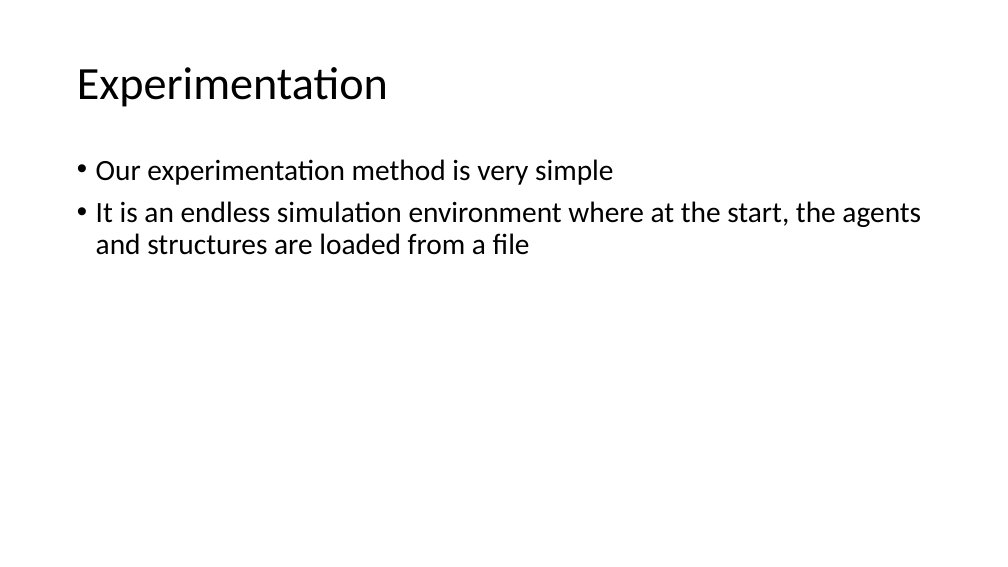
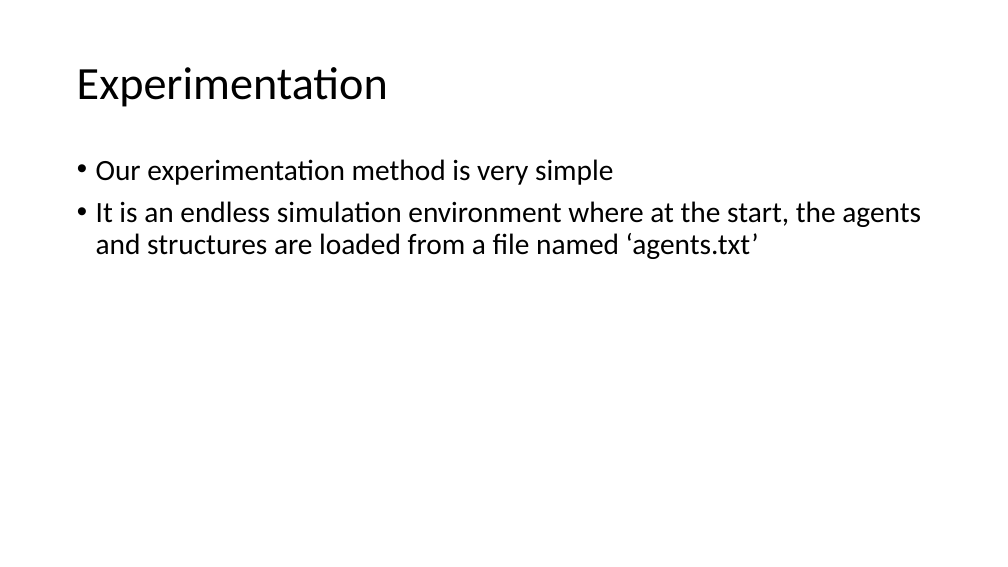
Before and after one commit to Antypurus/AIAD, a slide deck: slide 8 of docs/Presentation1.pptx. Drawn at 1008x567 pixels with LibreOffice and Linux fonts; fonts in the diff are those of the drawing. Boxes give left, top, right and bottom in pixels: in the first picture for what was removed or moved away, otherwise in the second. Text is boxed around its words. In the diff, an @@ line names an element or a change of style, - is before the commit and + after.

```diff
--- a/docs/Presentation1.pptx
+++ b/docs/Presentation1.pptx
@@ text at (96,201,921,259): text changed @@
-• It is an endless simulation environment where at the start, the agents and structures are loaded from a file
+• It is an endless simulation environment where at the start, the agents and structures are loaded from a file named ‘agents.txt’
```
Also in this commit, not shown: 3 other slides changed.
